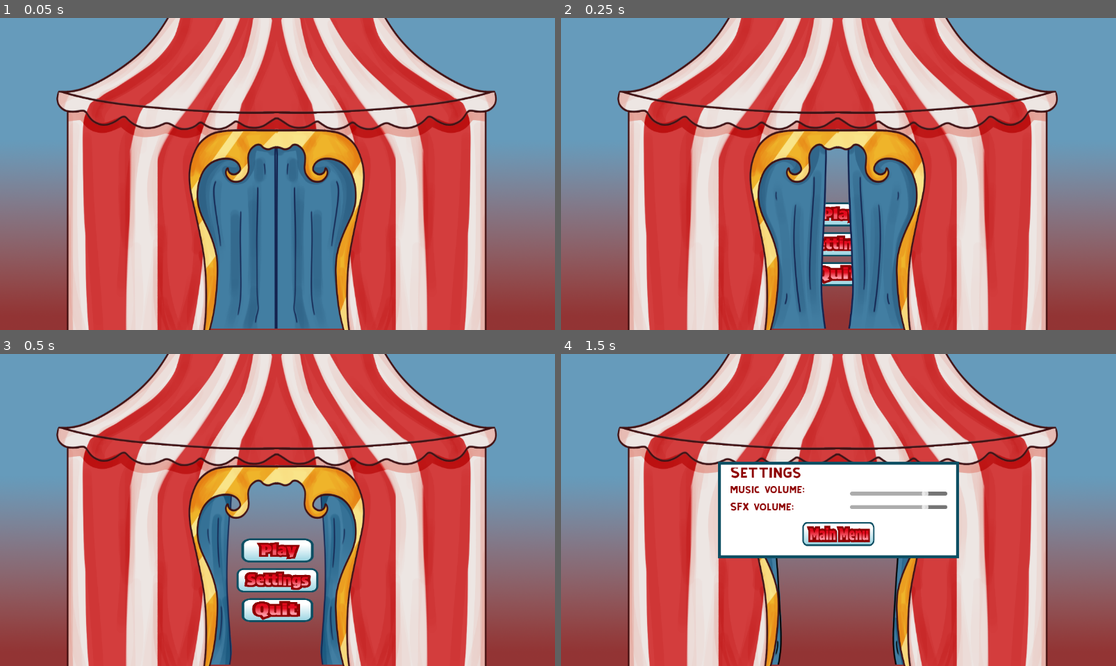
Above: before the commit, frames 1-4 (two rows, left to right).
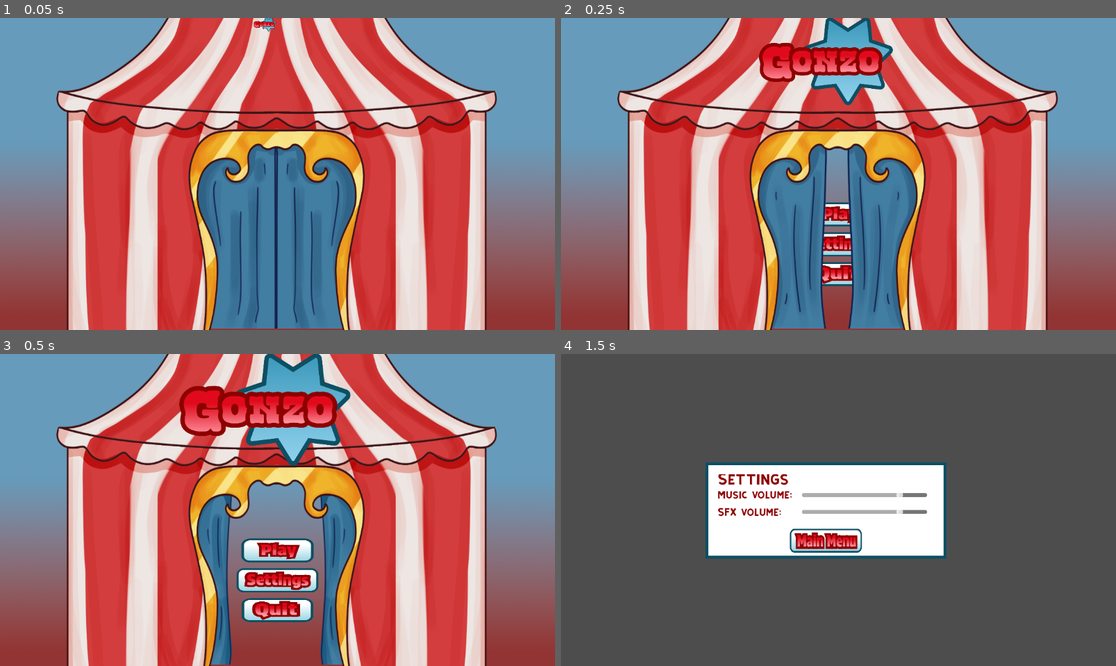
Above: after the commit, the same moments.

Repository: MikalMica/Mascarada-to-wapa
Game: Godot game, scene res://Scenes/Scenarios/Interfaz.tscn
Two runs of this game, one before a commit and one after it. Both use one fixed random seed, a clock stepped at 60 frames per second and the inputs below.
Inputs (mouse positions are in pixels of both pictures, inside the frame that each line leads up to):
- Up to frame 1 (0.05 s): no input
- Up to frame 2 (0.25 s): no input
- Up to frame 3 (0.5 s): no input
- Up to frame 4 (1.5 s): click (838, 581) at 0.5 s; tap Enter at 1.25 s; hold Right (Right) from 1.28 s (still down); hold E (default_mask) from 1.28 s (still down)

The runs differ from the first frame. In frame 1, 0.1% of the frame differs, in the area x 45-50%, y 0-5%; in frame 2, 3.7%; in frame 3, 6.0%; in frame 4, 91%, in the area x 0-100%, y 0-100%.
Error before the commit: Invalid access to property or key 'SONG' on a base object of type 'Nil'. (res://Scenes/Scenarios/iniMenu.gd:8)

Commit message:
Gonzo anim title screen works

Diff:
--- /dev/null
+++ b/MascaradaToWapa/Scenes/Scenarios/GonzoPlays.gd
@@ -0,0 +1,11 @@
+extends Sprite2D
+@onready var animPlayer = $AnimationPlayer
+
+# Called when the node enters the scene tree for the first time.
+func _ready() -> void:
+	animPlayer.play("reduce")
+
+
+# Called every frame. 'delta' is the elapsed time since the previous frame.
+func _process(delta: float) -> void:
+	pass
--- a/MascaradaToWapa/Scenes/Scenarios/Interfaz.tscn
+++ b/MascaradaToWapa/Scenes/Scenarios/Interfaz.tscn
@@ -12,7 +12,9 @@
 [ext_resource type="Texture2D" uid="uid://xq7qp8dud2gp" path="res://Assets/Images/UI/5_cortina.png" id="7_wcsdy"]
 [ext_resource type="Texture2D" uid="uid://c4k8rrwairun3" path="res://Assets/Images/UI/6_cortina.png" id="8_ve2f8"]
 [ext_resource type="Texture2D" uid="uid://blursw2c31gfx" path="res://Assets/Images/UI/7_cortina.png" id="9_q1mx1"]
-[ext_resource type="Script" path="res://Scenes/Scenarios/CurtainOpensAtIni.gd" id="10_46aqs"]
+[ext_resource type="Script" uid="uid://3pw5s507aljx" path="res://Scenes/Scenarios/CurtainOpensAtIni.gd" id="10_46aqs"]
+[ext_resource type="Texture2D" uid="uid://cefi2ylh3n50k" path="res://Assets/Images/UI/gonzo_logo.png" id="14_cvhcd"]
+[ext_resource type="Script" uid="uid://ca8hxalgve4wg" path="res://Scenes/Scenarios/GonzoPlays.gd" id="15_wcsdy"]
 
 [sub_resource type="StyleBoxTexture" id="StyleBoxTexture_ve2f8"]
 texture = ExtResource("4_bcgwr")
@@ -55,8 +57,6 @@
 texture = ExtResource("4_bcgwr")
 region_rect = Rect2(73, 673, 455, 236)
 modulate_color = Color(0.6862745, 0.6862745, 0.6862745, 1)
-
-[sub_resource type="StyleBoxEmpty" id="StyleBoxEmpty_pkgns"]
 
 [sub_resource type="SpriteFrames" id="SpriteFrames_w1fe4"]
 animations = [{
@@ -86,6 +86,66 @@
 "name": &"curtainOpen",
 "speed": 10.0
 }]
+
+[sub_resource type="Animation" id="Animation_cvhcd"]
+length = 0.001
+tracks/0/type = "value"
+tracks/0/imported = false
+tracks/0/enabled = true
+tracks/0/path = NodePath(".:position")
+tracks/0/interp = 1
+tracks/0/loop_wrap = true
+tracks/0/keys = {
+"times": PackedFloat32Array(0),
+"transitions": PackedFloat32Array(1),
+"update": 0,
+"values": [Vector2(550, 0)]
+}
+tracks/1/type = "value"
+tracks/1/imported = false
+tracks/1/enabled = true
+tracks/1/path = NodePath(".:scale")
+tracks/1/interp = 1
+tracks/1/loop_wrap = true
+tracks/1/keys = {
+"times": PackedFloat32Array(0),
+"transitions": PackedFloat32Array(1),
+"update": 0,
+"values": [Vector2(0.01, 0.01)]
+}
+
+[sub_resource type="Animation" id="Animation_wcsdy"]
+resource_name = "reduce"
+tracks/0/type = "value"
+tracks/0/imported = false
+tracks/0/enabled = true
+tracks/0/path = NodePath(".:position")
+tracks/0/interp = 1
+tracks/0/loop_wrap = true
+tracks/0/keys = {
+"times": PackedFloat32Array(0, 0.26, 1),
+"transitions": PackedFloat32Array(1, 1, 1),
+"update": 0,
+"values": [Vector2(550, 0), Vector2(550, 100), Vector2(550, 150)]
+}
+tracks/1/type = "value"
+tracks/1/imported = false
+tracks/1/enabled = true
+tracks/1/path = NodePath(".:scale")
+tracks/1/interp = 1
+tracks/1/loop_wrap = true
+tracks/1/keys = {
+"times": PackedFloat32Array(0, 0.26, 1),
+"transitions": PackedFloat32Array(1, 1, 1),
+"update": 0,
+"values": [Vector2(0.01, 0.01), Vector2(0.4, 0.4), Vector2(0.6, 0.6)]
+}
+
+[sub_resource type="AnimationLibrary" id="AnimationLibrary_ve2f8"]
+_data = {
+&"RESET": SubResource("Animation_cvhcd"),
+&"reduce": SubResource("Animation_wcsdy")
+}
 
 [sub_resource type="StyleBoxFlat" id="StyleBoxFlat_smsqw"]
 bg_color = Color(1, 1, 1, 1)
@@ -117,43 +177,30 @@
 grow_horizontal = 2
 grow_vertical = 2
 script = ExtResource("1_smsqw")
-iniMenu = NodePath("Menu/VBoxContainer")
-settingsMenu = NodePath("Menu/SettingsContainer")
-
-[node name="Menu" type="MarginContainer" parent="." unique_id=1098587125]
-layout_mode = 1
-anchors_preset = 8
-anchor_left = 0.5
-anchor_top = 0.5
-anchor_right = 0.5
-anchor_bottom = 0.5
-offset_left = -576.0
-offset_top = -324.0
-offset_right = 576.0
-offset_bottom = 324.0
-grow_horizontal = 2
-grow_vertical = 2
-
-[node name="CanvasLayer2" type="CanvasLayer" parent="Menu" unique_id=2124380612]
-layer = -1
-
-[node name="TextureRect" type="TextureRect" parent="Menu/CanvasLayer2" unique_id=51213958]
+iniMenu = NodePath("inimenu")
+settingsMenu = NodePath("Control")
+
+[node name="inimenu" type="Control" parent="." unique_id=154675927]
+anchors_preset = 0
+offset_right = 40.0
+offset_bottom = 40.0
+
+[node name="TextureRect" type="TextureRect" parent="inimenu" unique_id=51213958]
 custom_minimum_size = Vector2(1150, 650)
+layout_mode = 0
 offset_top = -1.0
 offset_right = 1152.0
 offset_bottom = 649.0
 texture = ExtResource("2_85h80")
 expand_mode = 1
 
-[node name="VBoxContainer" type="VBoxContainer" parent="Menu" unique_id=1116667440]
-layout_mode = 2
-size_flags_horizontal = 4
-size_flags_vertical = 8
-theme_override_constants/separation = 12
-
-[node name="Play" type="Button" parent="Menu/VBoxContainer" unique_id=1624836353]
+[node name="Play" type="Button" parent="inimenu" unique_id=1624836353]
 custom_minimum_size = Vector2(150, 50)
-layout_mode = 2
+layout_mode = 0
+offset_left = 501.0
+offset_top = 383.0
+offset_right = 651.0
+offset_bottom = 433.0
 size_flags_horizontal = 4
 size_flags_vertical = 4
 theme_override_fonts/font = ExtResource("3_b18w2")
@@ -161,18 +208,26 @@
 theme_override_styles/pressed = SubResource("StyleBoxTexture_q1mx1")
 theme_override_styles/hover = SubResource("StyleBoxTexture_bcgwr")
 
-[node name="Settings" type="Button" parent="Menu/VBoxContainer" unique_id=359129957]
+[node name="Settings" type="Button" parent="inimenu" unique_id=359129957]
 custom_minimum_size = Vector2(170, 50)
-layout_mode = 2
+layout_mode = 0
+offset_left = 491.0
+offset_top = 445.0
+offset_right = 661.0
+offset_bottom = 495.0
 size_flags_horizontal = 4
 theme_override_fonts/font = ExtResource("3_b18w2")
 theme_override_styles/normal = SubResource("StyleBoxTexture_cvhcd")
 theme_override_styles/pressed = SubResource("StyleBoxTexture_46aqs")
 theme_override_styles/hover = SubResource("StyleBoxTexture_w1fe4")
 
-[node name="Exit" type="Button" parent="Menu/VBoxContainer" unique_id=1165548948]
+[node name="Exit" type="Button" parent="inimenu" unique_id=1165548948]
 custom_minimum_size = Vector2(150, 50)
-layout_mode = 2
+layout_mode = 0
+offset_left = 501.0
+offset_top = 507.0
+offset_right = 651.0
+offset_bottom = 557.0
 size_flags_horizontal = 4
 size_flags_vertical = 4
 theme_override_fonts/font = ExtResource("3_b18w2")
@@ -180,41 +235,59 @@
 theme_override_styles/pressed = SubResource("StyleBoxTexture_6sp4k")
 theme_override_styles/hover = SubResource("StyleBoxTexture_yf075")
 
-[node name="HSeparator" type="HSeparator" parent="Menu/VBoxContainer" unique_id=286356503]
-layout_mode = 2
-theme_override_constants/separation = 80
-theme_override_styles/separator = SubResource("StyleBoxEmpty_pkgns")
-
-[node name="AnimatedSprite2D" type="AnimatedSprite2D" parent="Menu" unique_id=843772772]
-position = Vector2(575, 322)
+[node name="AnimatedSprite2D" type="AnimatedSprite2D" parent="inimenu" unique_id=843772772]
+position = Vector2(575, 321)
 scale = Vector2(0.6, 0.6)
 sprite_frames = SubResource("SpriteFrames_w1fe4")
 animation = &"curtainOpen"
 script = ExtResource("10_46aqs")
 
-[node name="Circo" type="TextureRect" parent="Menu" unique_id=1846038028]
+[node name="Circo" type="TextureRect" parent="inimenu" unique_id=1846038028]
 custom_minimum_size = Vector2(1150, 650)
-layout_mode = 2
+layout_mode = 0
+offset_left = 1.0
+offset_top = -1.0
+offset_right = 1151.0
+offset_bottom = 649.0
 size_flags_horizontal = 4
 size_flags_vertical = 4
 mouse_filter = 2
 texture = ExtResource("3_tv5cc")
 expand_mode = 1
 
-[node name="SettingsContainer" type="MarginContainer" parent="Menu" unique_id=1776308353]
+[node name="Sprite2D" type="Sprite2D" parent="inimenu" unique_id=405729786]
+position = Vector2(550, 0)
+scale = Vector2(0.01, 0.01)
+texture = ExtResource("14_cvhcd")
+script = ExtResource("15_wcsdy")
+
+[node name="AnimationPlayer" type="AnimationPlayer" parent="inimenu/Sprite2D" unique_id=2126898523]
+libraries/ = SubResource("AnimationLibrary_ve2f8")
+
+[node name="Control" type="Control" parent="." unique_id=616938408]
 visible = false
-layout_mode = 2
-
-[node name="Fondo" type="Panel" parent="Menu/SettingsContainer" unique_id=160303200]
+anchors_preset = 0
+offset_left = 300.0
+offset_top = 225.0
+offset_right = 340.0
+offset_bottom = 265.0
+
+[node name="Fondo" type="Panel" parent="Control" unique_id=160303200]
 custom_minimum_size = Vector2(500, 200)
-layout_mode = 2
+layout_mode = 0
+offset_right = 500.0
+offset_bottom = 200.0
 size_flags_horizontal = 4
 size_flags_vertical = 4
 theme_override_styles/panel = SubResource("StyleBoxFlat_smsqw")
 
-[node name="RichTextLabel" type="RichTextLabel" parent="Menu/SettingsContainer" unique_id=1347102329]
+[node name="RichTextLabel" type="RichTextLabel" parent="Control" unique_id=1347102329]
 custom_minimum_size = Vector2(450, 175)
-layout_mode = 2
+layout_mode = 0
+offset_left = 25.0
+offset_top = 25.0
+offset_right = 475.0
+offset_bottom = 200.0
 size_flags_horizontal = 4
 size_flags_vertical = 4
 theme_override_colors/default_color = Color(0.5529412, 0, 0, 1)
@@ -223,9 +296,13 @@
 text = "Settings
 "
 
-[node name="RichTextLabel2" type="RichTextLabel" parent="Menu/SettingsContainer" unique_id=1027430473]
+[node name="RichTextLabel2" type="RichTextLabel" parent="Control" unique_id=1027430473]
 custom_minimum_size = Vector2(450, 100)
-layout_mode = 2
+layout_mode = 0
+offset_left = 25.0
+offset_top = 60.0
+offset_right = 475.0
+offset_bottom = 160.0
 size_flags_horizontal = 4
 size_flags_vertical = 4
 theme_override_colors/default_color = Color(0.5529412, 0, 0, 1)
@@ -235,45 +312,40 @@
 
 SFX volume:"
 
-[node name="MarginContainer" type="MarginContainer" parent="Menu/SettingsContainer" unique_id=206552419]
-layout_mode = 2
-size_flags_horizontal = 4
-size_flags_vertical = 4
-theme_override_constants/margin_top = 100
-
-[node name="SettingsExit" type="Button" parent="Menu/SettingsContainer/MarginContainer" unique_id=2053598410]
+[node name="SettingsExit" type="Button" parent="Control" unique_id=2053598410]
 custom_minimum_size = Vector2(150, 50)
-layout_mode = 2
+layout_mode = 0
+offset_left = 175.0
+offset_top = 138.0
+offset_right = 325.0
+offset_bottom = 188.0
 size_flags_horizontal = 4
 size_flags_vertical = 4
 theme_override_styles/normal = SubResource("StyleBoxTexture_hnfry")
 theme_override_styles/pressed = SubResource("StyleBoxTexture_4jvud")
 theme_override_styles/hover = SubResource("StyleBoxTexture_bwmxu")
 
-[node name="MarginContainer2" type="MarginContainer" parent="Menu/SettingsContainer" unique_id=1078326123]
-layout_mode = 2
-size_flags_vertical = 4
-theme_override_constants/margin_left = 600
-theme_override_constants/margin_right = 350
-theme_override_constants/margin_bottom = 40
-
-[node name="VBoxContainer" type="VBoxContainer" parent="Menu/SettingsContainer/MarginContainer2" unique_id=516369852]
-layout_mode = 2
-theme_override_constants/separation = 12
-
-[node name="Music" type="HSlider" parent="Menu/SettingsContainer/MarginContainer2/VBoxContainer" unique_id=338702100]
-layout_mode = 2
+[node name="Music" type="HSlider" parent="Control" unique_id=338702100]
+layout_mode = 0
+offset_left = 200.0
+offset_top = 60.0
+offset_right = 460.0
+offset_bottom = 76.0
 max_value = 10.0
 value = 8.0
 
-[node name="SFX" type="HSlider" parent="Menu/SettingsContainer/MarginContainer2/VBoxContainer" unique_id=1907870268]
-layout_mode = 2
+[node name="SFX" type="HSlider" parent="Control" unique_id=1907870268]
+layout_mode = 0
+offset_left = 200.0
+offset_top = 95.0
+offset_right = 460.0
+offset_bottom = 111.0
 max_value = 10.0
 value = 8.0
 
-[connection signal="pressed" from="Menu/VBoxContainer/Play" to="." method="_on_play_pressed"]
-[connection signal="pressed" from="Menu/VBoxContainer/Settings" to="." method="_on_settings_pressed"]
-[connection signal="pressed" from="Menu/VBoxContainer/Exit" to="." method="_on_exit_pressed"]
-[connection signal="pressed" from="Menu/SettingsContainer/MarginContainer/SettingsExit" to="." method="_on_settings_exit_pressed"]
-[connection signal="drag_ended" from="Menu/SettingsContainer/MarginContainer2/VBoxContainer/Music" to="." method="_on_music_drag_ended"]
-[connection signal="drag_ended" from="Menu/SettingsContainer/MarginContainer2/VBoxContainer/SFX" to="." method="_on_sfx_drag_ended"]
+[connection signal="pressed" from="inimenu/Play" to="." method="_on_play_pressed"]
+[connection signal="pressed" from="inimenu/Settings" to="." method="_on_settings_pressed"]
+[connection signal="pressed" from="inimenu/Exit" to="." method="_on_exit_pressed"]
+[connection signal="pressed" from="Control/SettingsExit" to="." method="_on_settings_exit_pressed"]
+[connection signal="drag_ended" from="Control/Music" to="." method="_on_music_drag_ended"]
+[connection signal="drag_ended" from="Control/SFX" to="." method="_on_sfx_drag_ended"]
--- a/MascaradaToWapa/Scenes/Scenarios/iniMenu.gd
+++ b/MascaradaToWapa/Scenes/Scenarios/iniMenu.gd
@@ -1,6 +1,6 @@
 extends Control
-@export var iniMenu:VBoxContainer
-@export var settingsMenu:MarginContainer
+@export var iniMenu:Control
+@export var settingsMenu:Control
 @onready var musicVol = $Menu/SettingsContainer/MarginContainer2/VBoxContainer/Music
 @onready var sfxVol = $Menu/SettingsContainer/MarginContainer2/VBoxContainer/SFX
 
--- a/MascaradaToWapa/project.godot
+++ b/MascaradaToWapa/project.godot
@@ -21,7 +21,7 @@
 SceneManager="*uid://j20v4cg7v8m1"
 LevelManager="*uid://b6cwot4ilk8sh"
 CheckpointHandler="*uid://c771x3k1coh78"
-AudioSystem="*uid://mrsssl14yp77"
+AudioSystem="*uid://cy6p3ftw2i0o"
 
 [display]
 
Not shown, added: MascaradaToWapa/Scenes/Scenarios/GonzoPlays.gd.uid
